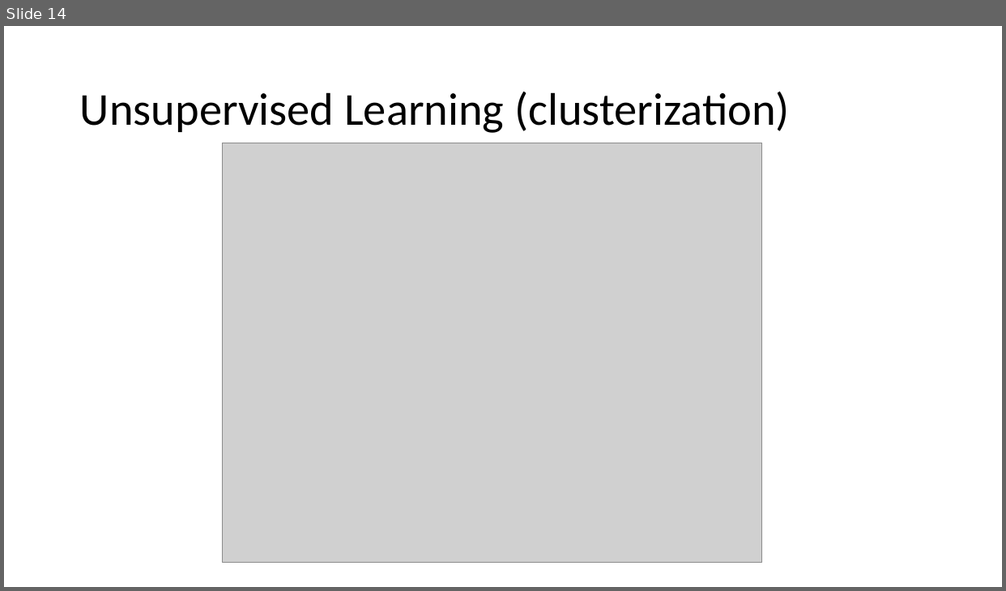
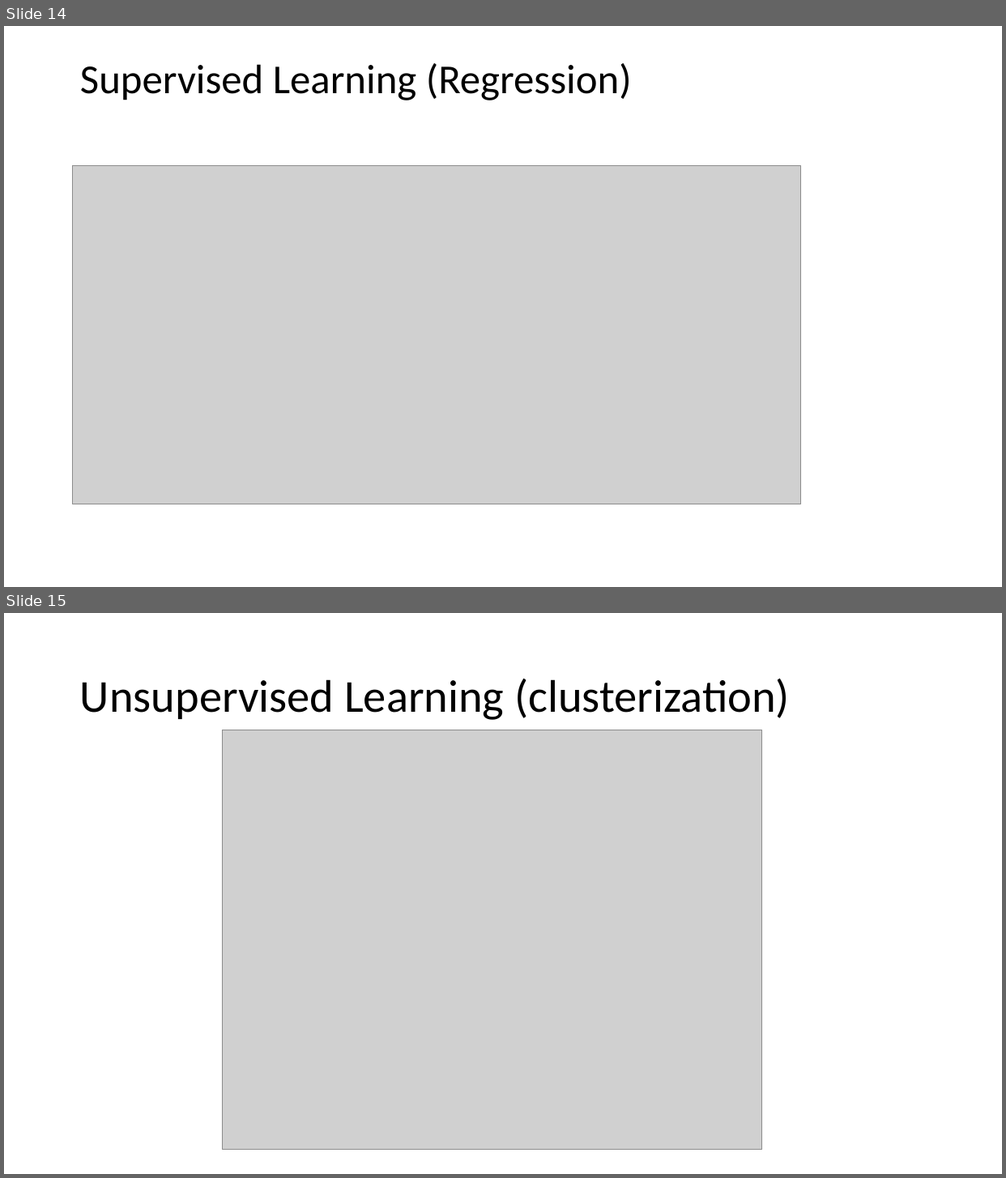
Before and after one commit to kelsadita/Machine-Learning-Talk, a slide deck: Machine_Learning.pptx. Shown one above the other, each under a label of ours: slide 14 before the commit, slides 14 and 15 after it. The pictures are 1006x591 and 1006x1178 pixels, drawn with LibreOffice and Linux fonts; fonts in the diff are those of the drawing; grey boxes stand for pictures. Boxes give left, top, right and bottom in pixels: in the first picture for what was removed or moved away, otherwise in the second. Text is boxed around its words. In the diff, an @@ line names an element or a change of style, - is before the commit and + after.

```diff
--- a/Machine_Learning.pptx
+++ b/Machine_Learning.pptx
@@ slide 14 added at (x1=4, y1=26, x2=1002, y2=587), background #FFFFFF @@
@@ title added at (x1=80, y1=63, x2=632, y2=101), 39.6 pt, text #000000 @@
+Supervised Learning (Regression)
@@ picture added at (x1=73, y1=166, x2=800, y2=505) @@
@@ what was slide 14 is now slide 15 @@
```
Also in this commit, not shown: 2 slides changed, 7 other files.
